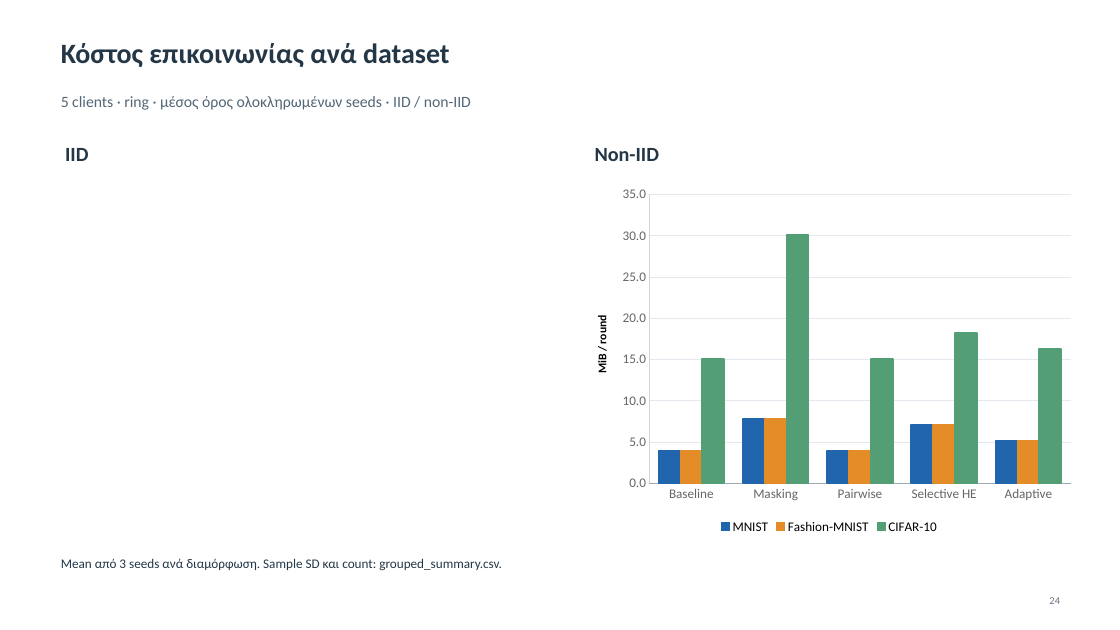
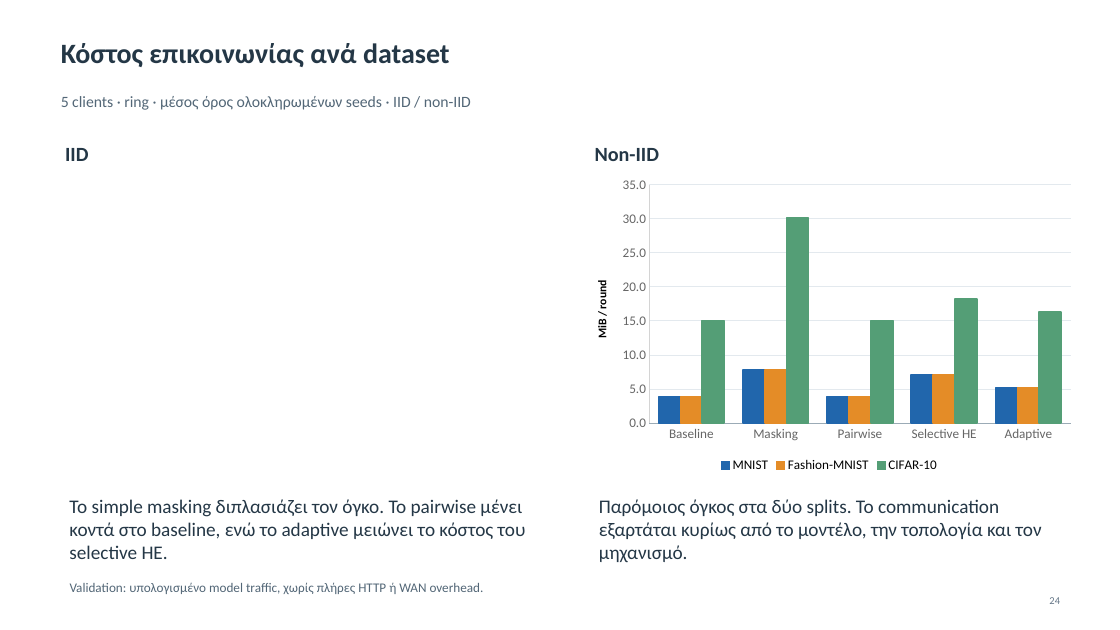
Before and after one commit to Dionisis09/secure-dfl-thesis, a slide deck: slide 24 of docs/Secure_DFL_Thesis_Presentation.pptx. Drawn at 1120x630 pixels with LibreOffice and Linux fonts; fonts in the diff are those of the drawing. Boxes give left, top, right and bottom in pixels: in the first picture for what was removed or moved away, otherwise in the second. Text is boxed around its words. In the diff, an @@ line names an element or a change of style, - is before the commit and + after.

Commit message:
Explain findings beneath presentation result charts

```diff
--- a/docs/Secure_DFL_Thesis_Presentation.pptx
+++ b/docs/Secure_DFL_Thesis_Presentation.pptx
@@ column chart: place and size @@
-column chart at box(578, 180, 1081, 539)
+column chart at box(578, 171, 1081, 477)
@@ text added at box(69, 499, 526, 559), 16.5 pt, text #243746 @@
+Το simple masking διπλασιάζει τον όγκο. Το pairwise μένει κοντά στο baseline, ενώ το adaptive μειώνει το κόστος του selective HE.
@@ text added at box(599, 499, 1042, 562), 16.5 pt, text #243746 @@
+Παρόμοιος όγκος στα δύο splits. Το communication εξαρτάται κυρίως από το μοντέλο, την τοπολογία και τον μηχανισμό.
@@ text removed at box(61, 558, 502, 571) @@
-Mean από 3 seeds ανά διαμόρφωση. Sample SD και count: grouped_summary.csv.
@@ text added at box(70, 582, 484, 594), 11.2 pt, text #536777 @@
+Validation: υπολογισμένο model traffic, χωρίς πλήρες HTTP ή WAN overhead.
```
Also in this commit, not shown: 14 other slides changed, 1 other file.
